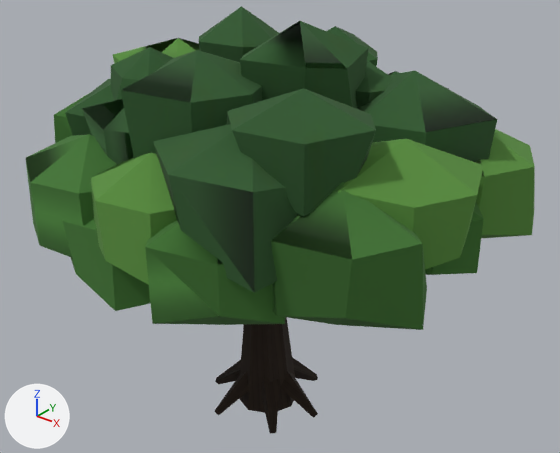
A saved change to the glTF model saga-web/shared/assets/world3d/tree_broadleaf_02.glb.
Camera for both pictures: a 50 mm lens placed at (5.93, -7.13, 7.26), pointed at (0.0, 0.29, 2.66). Every picture has the same lights, and +X, +Y and +Z are marked at lower left. The first picture is the older version. Where no turn or scale is listed for an object, it has been applied to the vertices.

Objects in the first picture: 'tree_broadleaf_02'.
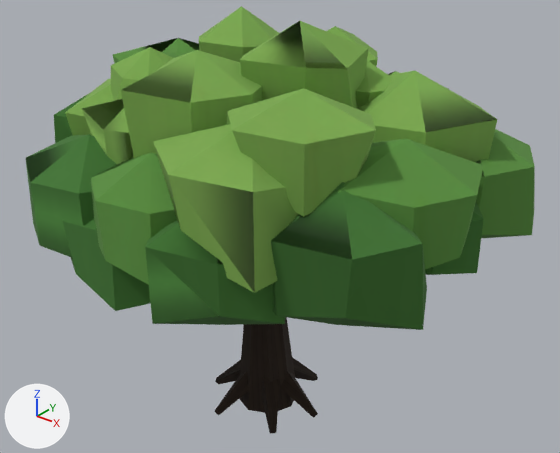
What differs and where, as boxes [x1, y1, x2, y2] in the pictures (560 x 453 px):
'tree_broadleaf_02', surface changed (lighter)
    both: [63, 6, 498, 295]

Edits to the bpy script that builds the scene:
```text
Add img_white_stucco_toon_003:
    img_white_stucco_toon_003 = load_image('white_stucco_toon.003', '_unpacked/white_stucco_toon.003', 256, 256, 'sRGB')
Change mat_white_stucco_003:
    mat_white_stucco_003.texture: img_white_stucco_toon -> img_white_stucco_toon_003
```
